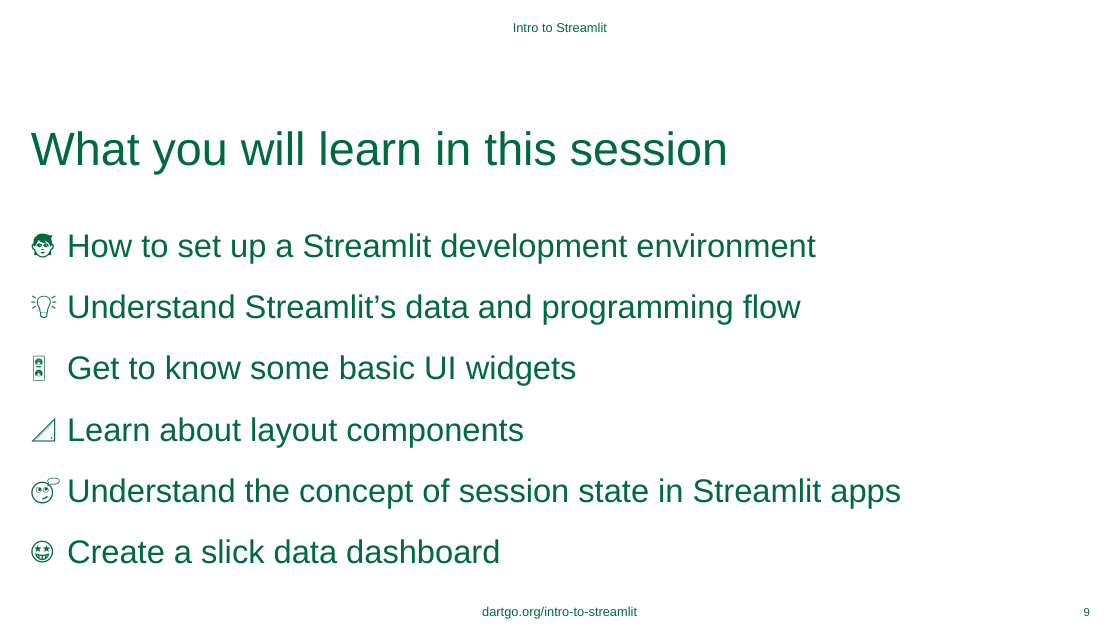
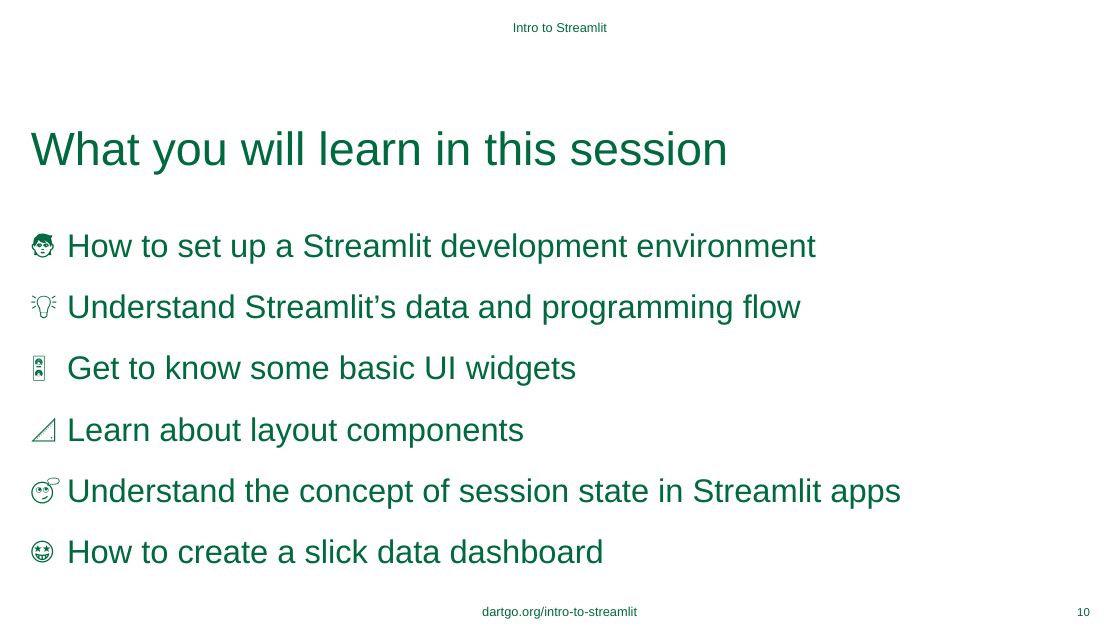
Before and after one commit to dartmouth/intro-to-streamlit, a slide deck: slide 10 of ppt/intro-to-streamlit.pptx (slide 9 before the commit). Drawn at 1120x630 pixels with LibreOffice and Linux fonts; fonts in the diff are those of the drawing; background and template pictures are left out. Boxes give left, top, right and bottom in pixels: in the first picture for what was removed or moved away, otherwise in the second. Text is boxed around its words. In the diff, an @@ line names an element or a change of style, - is before the commit and + after.

```diff
--- a/ppt/intro-to-streamlit.pptx
+++ b/ppt/intro-to-streamlit.pptx
@@ text at <box>67,539,604,564</box>: text changed @@
-🤩 Create a slick data dashboard
+🤩 How to create a slick data dashboard
@@ page number at <box>1077,608,1090,616</box>: text changed @@
-9
+10
```
Also in this commit, not shown: 1 slide added, 2 other files.
